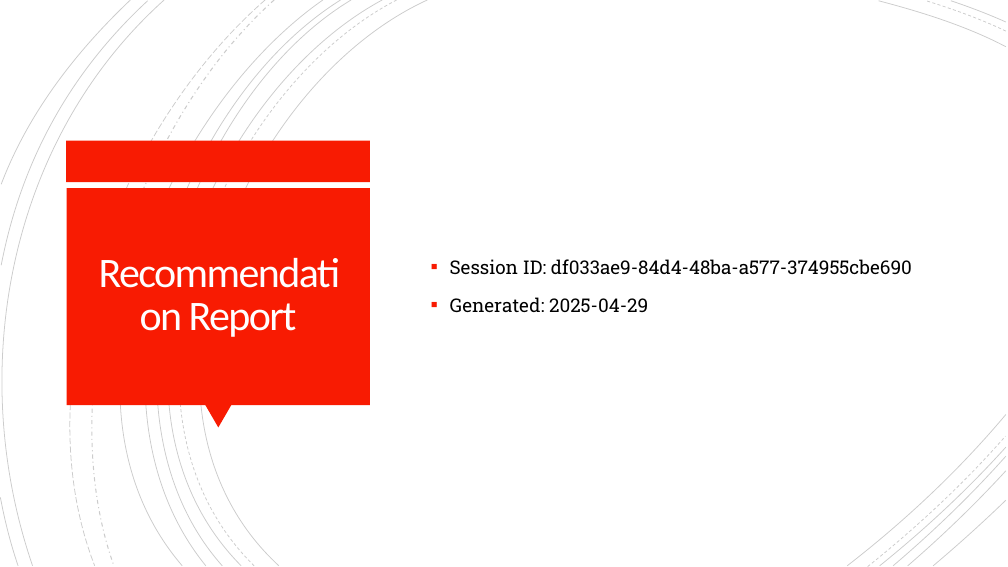
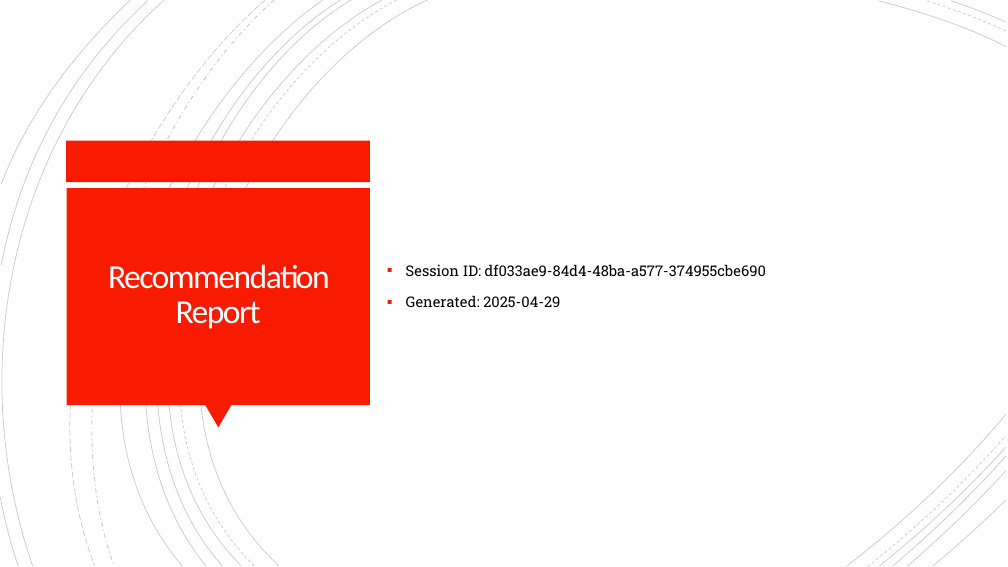
Before and after one commit to cyberox33/test_render_backend, a slide deck: slide 1 of Generated_Recommendation_Report_Streamlined.pptx. Drawn at 1008x567 pixels with LibreOffice and Linux fonts; fonts in the diff are those of the drawing. Boxes give left, top, right and bottom in pixels: in the first picture for what was removed or moved away, otherwise in the second. Text is boxed around its words. In the diff, an @@ line names an element or a change of style, - is before the commit and + after.

```diff
--- a/Generated_Recommendation_Report_Streamlined.pptx
+++ b/Generated_Recommendation_Report_Streamlined.pptx
@@ text "Session ID: df033ae9-84d4-48ba-a577-374955cbe690" moved from (x1=450, y1=259, x2=912, y2=313) to (x1=406, y1=264, x2=766, y2=307) @@
@@ text "Session ID: df033ae9-84d4-48ba-a577-374955cbe690" at (x1=406, y1=264, x2=766, y2=307): size 18 to 14 pt @@
@@ title "Recommendation Report" at (x1=108, y1=264, x2=330, y2=329): size 40 to 32 pt @@
```
Also in this commit, not shown: 18 other slides changed, 13 other files.
